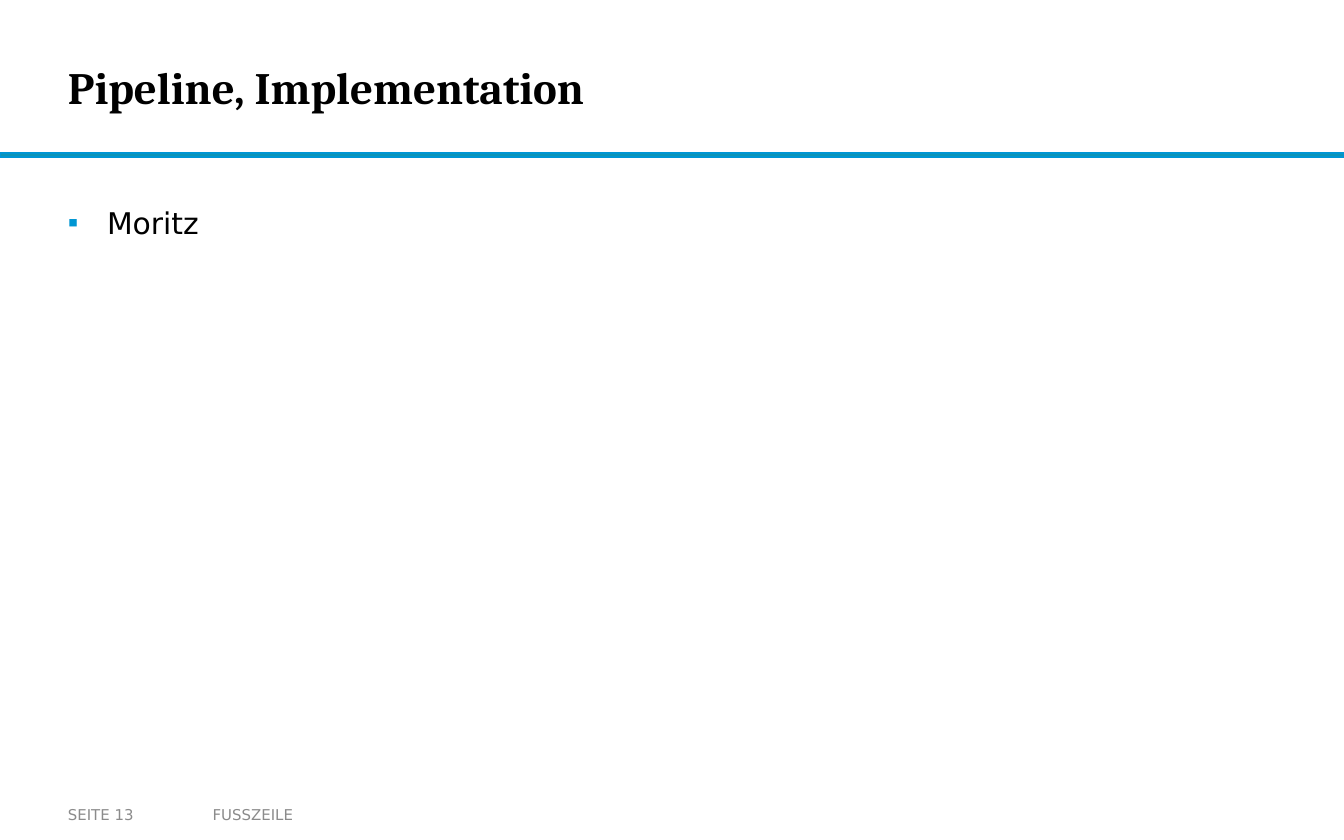
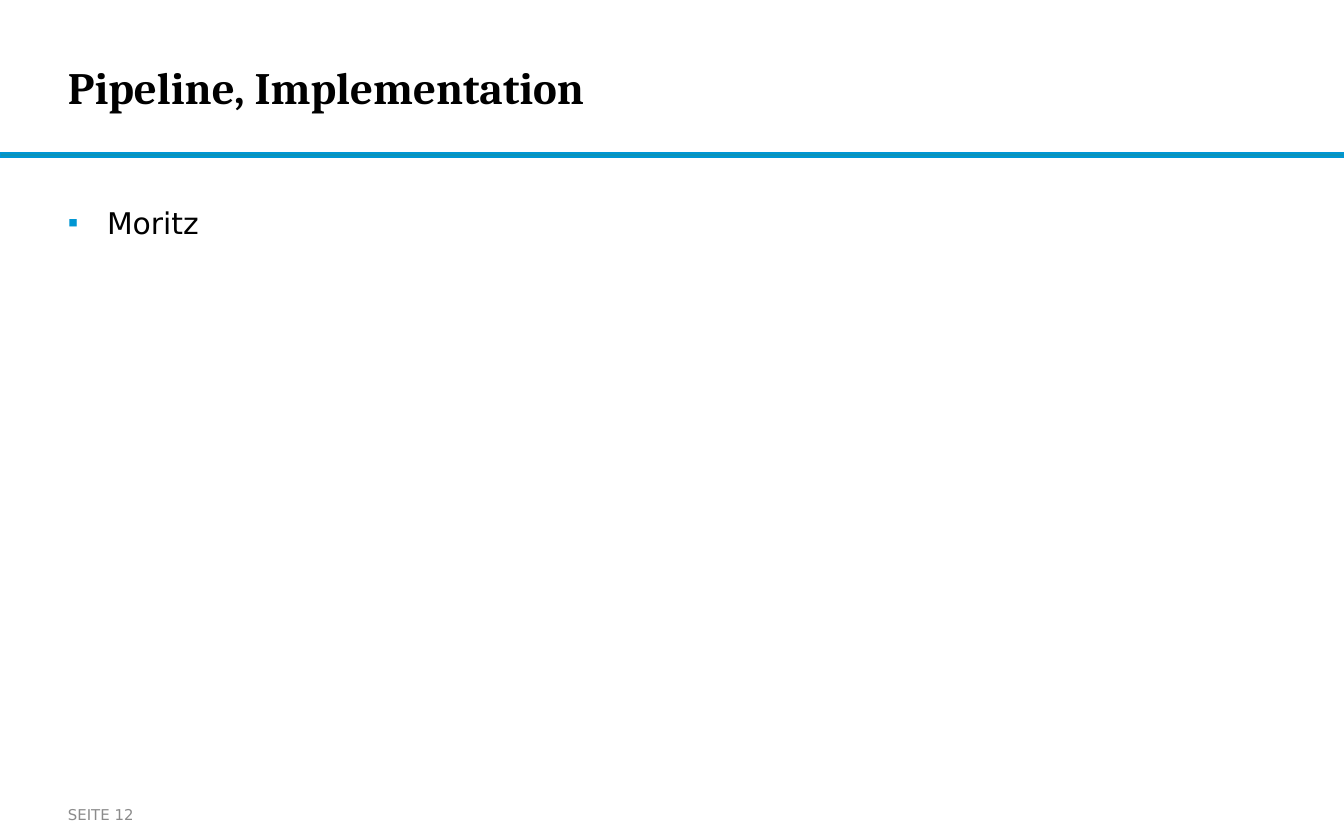
Before and after one commit to nikmaster/wu_dslab_infrared-city, a slide deck: slide 12 of deliverables/3b. intermediate slides/Intermediate Slides.pptx (slide 13 before the commit). Drawn at 1344x840 pixels with LibreOffice and Linux fonts; fonts in the diff are those of the drawing; background and template pictures are left out. Boxes give left, top, right and bottom in pixels: in the first picture for what was removed or moved away, otherwise in the second. Text is boxed around its words. In the diff, an @@ line names an element or a change of style, - is before the commit and + after.

```diff
--- a/deliverables/3b. intermediate slides/Intermediate Slides.pptx
+++ b/deliverables/3b. intermediate slides/Intermediate Slides.pptx
@@ page number at [68, 809, 134, 820]: text changed @@
-SEITE 13
+SEITE 12
@@ text removed at [213, 809, 293, 820] @@
-FUSSZEILE
```
Also in this commit, not shown: 9 other slides changed, 3 slides added, 4 slides removed.
